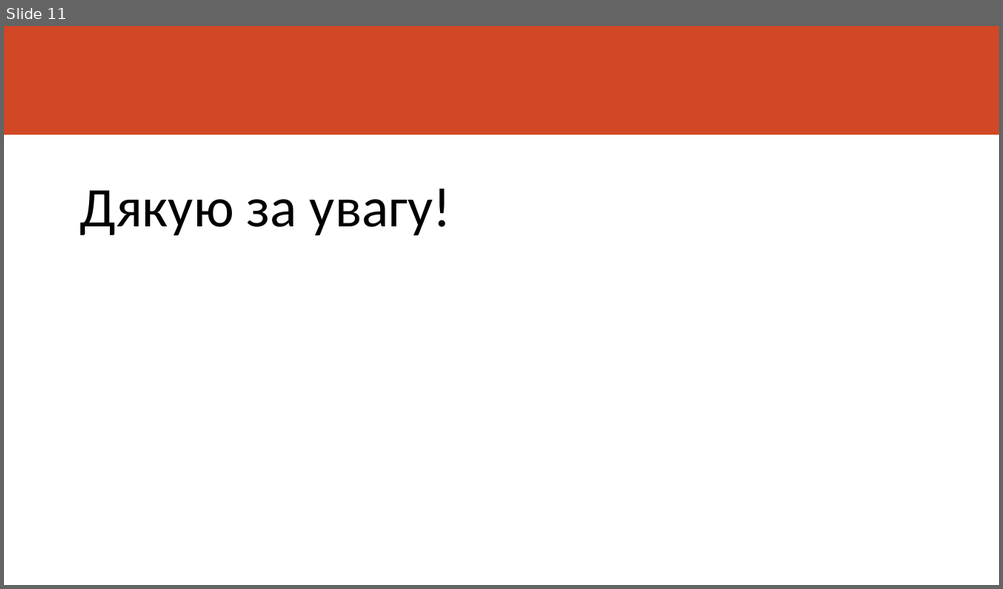
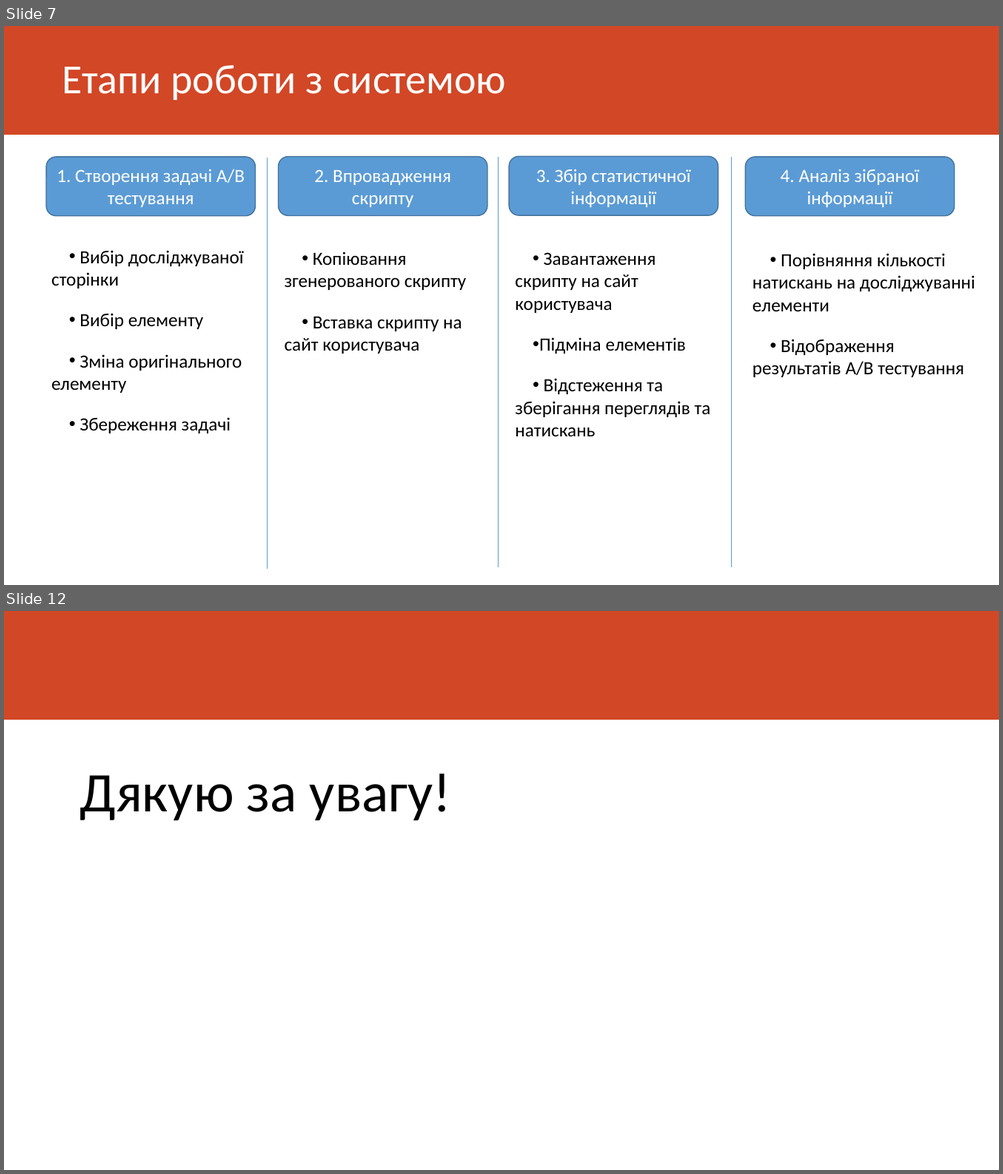
Before and after one commit to oleksandrh/--------6-----, a slide deck: Система AB тестування.pptx. Shown one above the other, each under a label of ours: slide 11 before the commit, slides 7 and 12 after it; the slides between them are not shown. The pictures are 1003x589 and 1003x1174 pixels, drawn with LibreOffice and Linux fonts; fonts in the diff are those of the drawing. Boxes give left, top, right and bottom in pixels: in the first picture for what was removed or moved away, otherwise in the second. Text is boxed around its words. In the diff, an @@ line names an element or a change of style, - is before the commit and + after.

```diff
--- a/Система AB тестування.pptx
+++ b/Система AB тестування.pptx
@@ slide 7 added at [4,26,999,585], background #FFFFFF; not listed: 1 template element that a slide beside it also shows @@
@@ title added at [62,65,506,100], 40 pt, text #FFFFFF @@
+Етапи роботи з системою
@@ rounded rectangle added at [46,156,256,215], fill #5B9BD5, outline #43739E 1 pt, 18 pt, text #FFFFFF @@
+1. Створення задачі A/B тестування
@@ line added from (267, 158) to (267, 569), #5B9BD5 0.5 pt @@
@@ rounded rectangle added at [279,156,487,215], fill #5B9BD5, outline #43739E 1 pt, 18 pt, text #FFFFFF @@
+2. Впровадження скрипту
@@ line added from (498, 156) to (498, 568), #5B9BD5 0.5 pt @@
@@ rounded rectangle added at [509,156,718,215], fill #5B9BD5, outline #43739E 1 pt, 18 pt, text #FFFFFF @@
+3. Збір статистичної інформації
@@ line added from (731, 156) to (731, 568), #5B9BD5 0.5 pt @@
@@ rounded rectangle added at [745,156,954,215], fill #5B9BD5, outline #43739E 1 pt, 18 pt, text #FFFFFF @@
+4. Аналіз зібраної інформації
@@ text added at [51,250,244,434], 18 pt, text #000000 @@
+• Вибір досліджуваної сторінки
+• Вибір елементу
+• Зміна оригінального елементу
+• Збереження задачі
@@ text added at [284,252,466,354], 18 pt, text #000000 @@
+• Копіювання згенерованого скрипту
+• Вставка скрипту на сайт користувача
@@ text added at [515,252,711,417], 18 pt, text #000000 @@
+• Завантаження скрипту на сайт користувача
+• Підміна елементів
+• Відстеження та зберігання переглядів та натискань
@@ text added at [752,253,975,378], 18 pt, text #000000 @@
+• Порівняння кількості натискань на досліджуванні елементи
+• Відображення результатів A/B тестування
@@ what was slide 11 is now slide 12 @@
```
Also in this commit, not shown: 8 slides changed, 3 other files.
